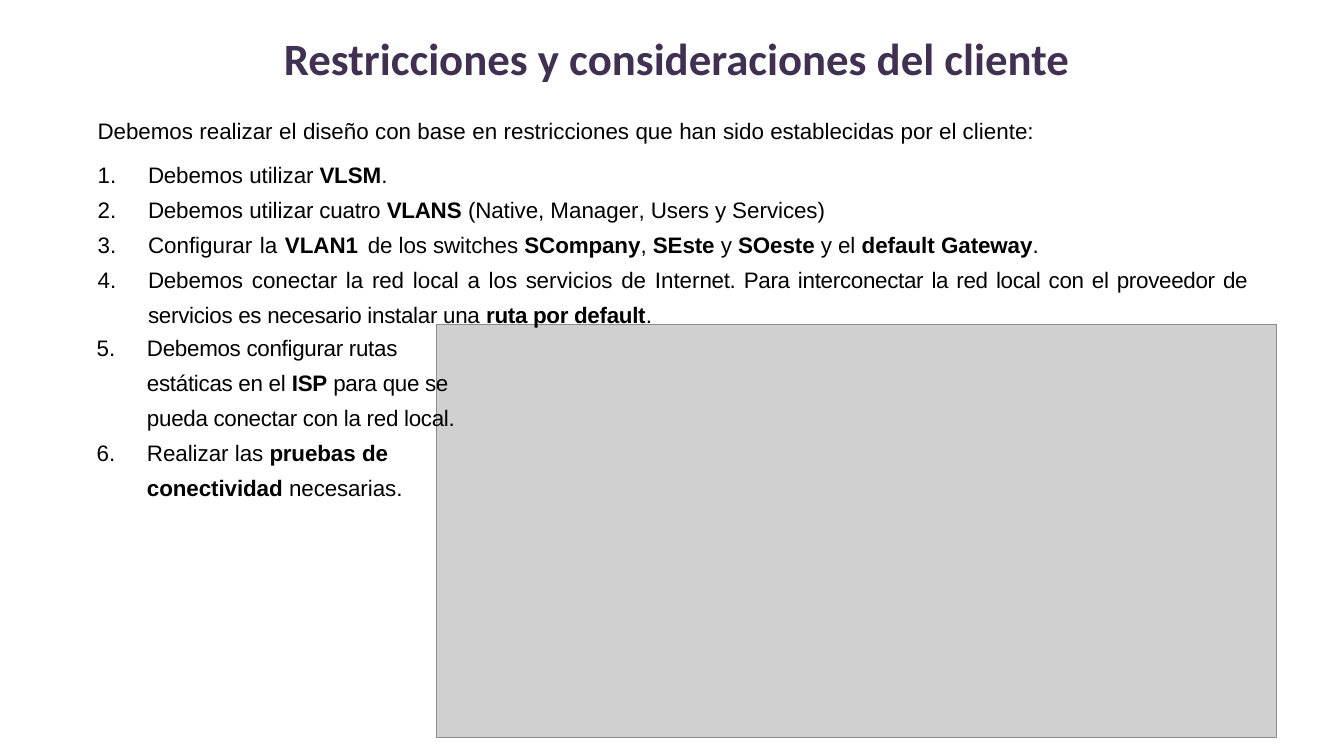
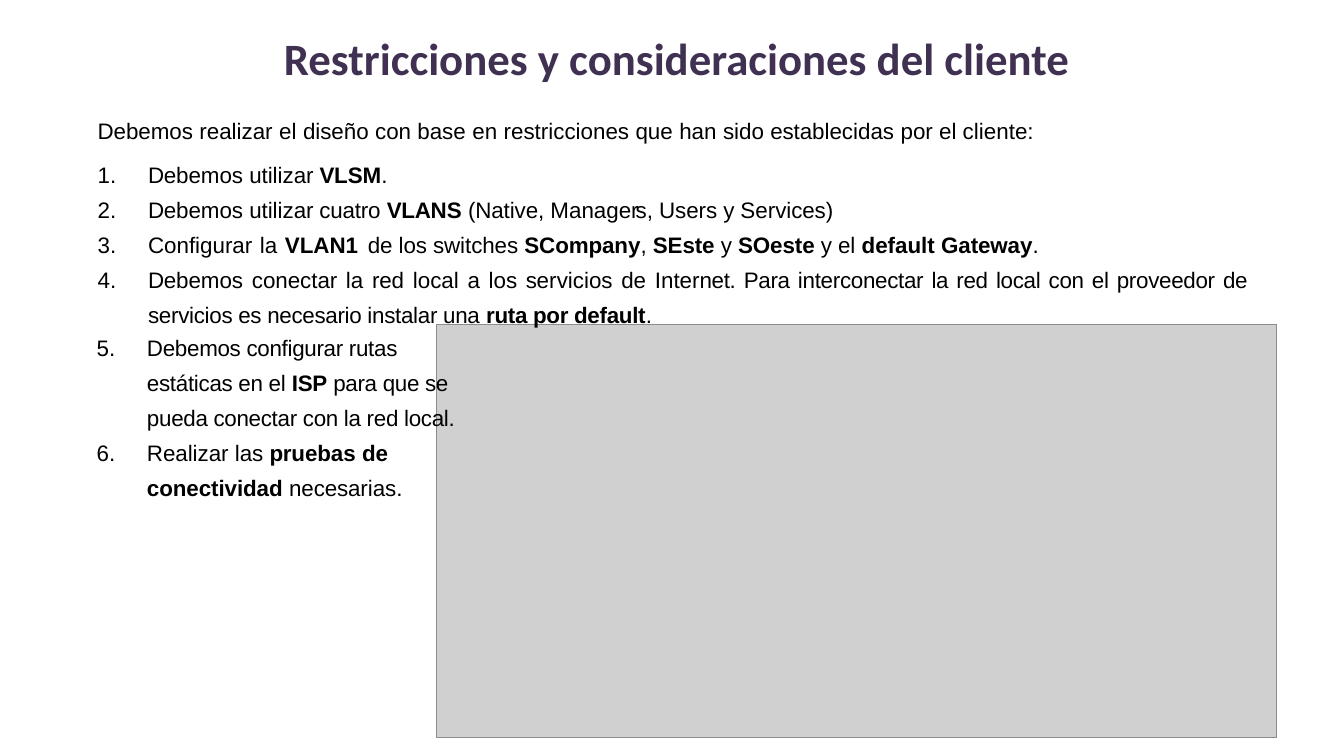
Before and after one commit to lizetheP/WAN, a slide deck: slide 4 of Calendario2026/Ejercicios/E2_VLAN/Ejer2_VLANs.pptx. Drawn at 1344x756 pixels with LibreOffice and Linux fonts; fonts in the diff are those of the drawing; grey boxes stand for pictures. Boxes give left, top, right and bottom in pixels: in the first picture for what was removed or moved away, otherwise in the second. Text is boxed around its words. In the diff, an @@ line names an element or a change of style, - is before the commit and + after.

```diff
--- a/Calendario2026/Ejercicios/E2_VLAN/Ejer2_VLANs.pptx
+++ b/Calendario2026/Ejercicios/E2_VLAN/Ejer2_VLANs.pptx
@@ text at [148,201,833,223]: text changed @@
-2. Debemos utilizar cuatro VLANS (Native, Manager, Users y Services)
+2. Debemos utilizar cuatro VLANS (Native, Managers, Users y Services)
```
Also in this commit, not shown: 3 other slides changed, 6 other files.
